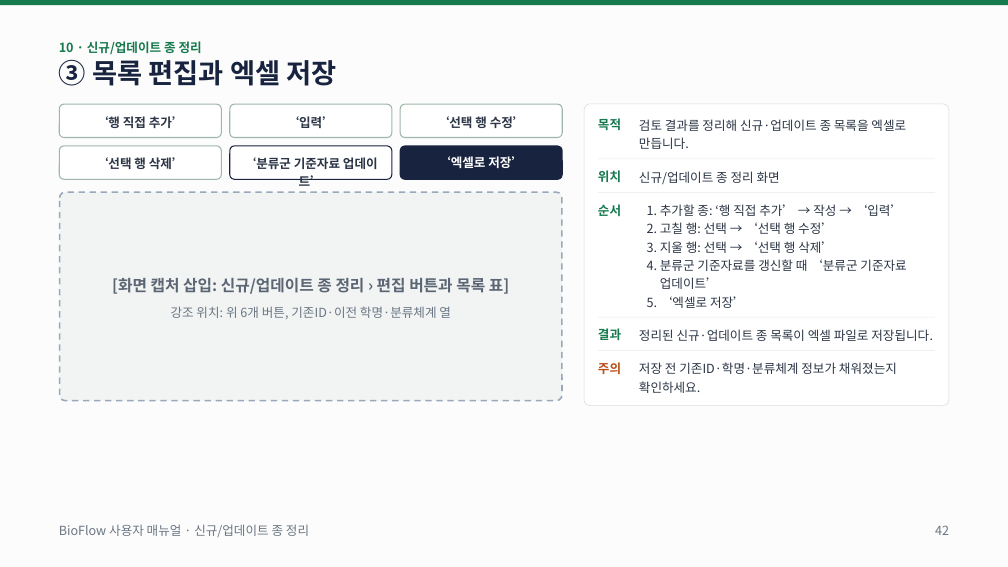
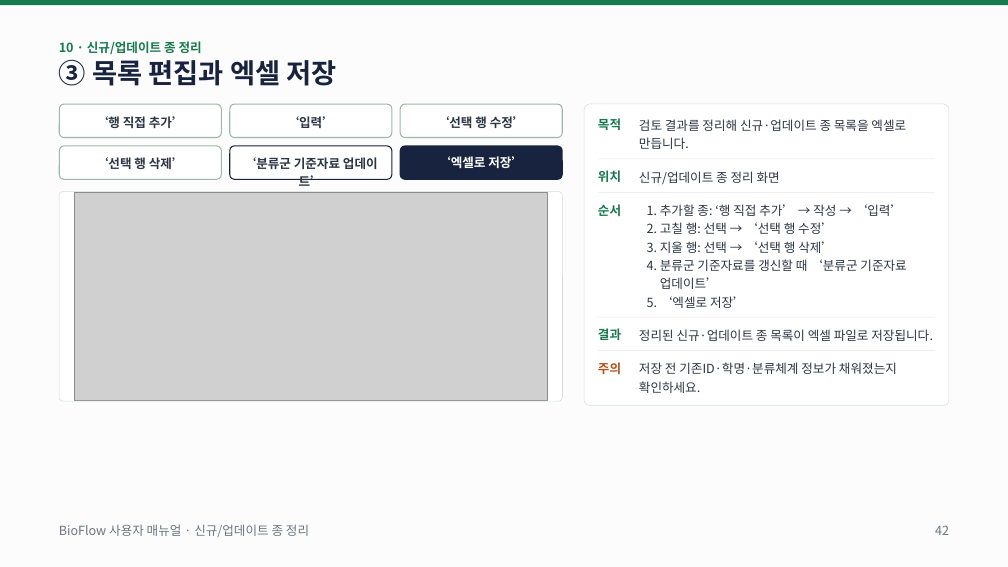
Before and after one commit to jin123346/BioFlow, a slide deck: slide 42 of docs/presentation/BioFlow 사용자 매뉴얼.pptx. Drawn at 1008x567 pixels with LibreOffice and Linux fonts; fonts in the diff are those of the drawing; grey boxes stand for pictures. Boxes give left, top, right and bottom in pixels: in the first picture for what was removed or moved away, otherwise in the second. Text is boxed around its words. In the diff, an @@ line names an element or a change of style, - is before the commit and + after.

```diff
--- a/docs/presentation/BioFlow 사용자 매뉴얼.pptx
+++ b/docs/presentation/BioFlow 사용자 매뉴얼.pptx
@@ rounded rectangle at (x1=59, y1=191, x2=563, y2=402): fill #F1F4F3 to #FFFFFF; outline #9AA8BC 1.5 pt dashed to none; proportions changed @@
@@ rounded rectangle added at (x1=59, y1=192, x2=563, y2=402), outline #D5DFD9 0.5 pt @@
@@ picture added at (x1=74, y1=192, x2=547, y2=401) @@
@@ text removed at (x1=112, y1=278, x2=510, y2=294) @@
-[화면 캡처 삽입: 신규/업데이트 종 정리 › 편집 버튼과 목록 표]
@@ text removed at (x1=171, y1=306, x2=451, y2=319) @@
-강조 위치: 위 6개 버튼, 기존ID·이전 학명·분류체계 열
```
Also in this commit, not shown: 6 other slides changed, 8 other files.
